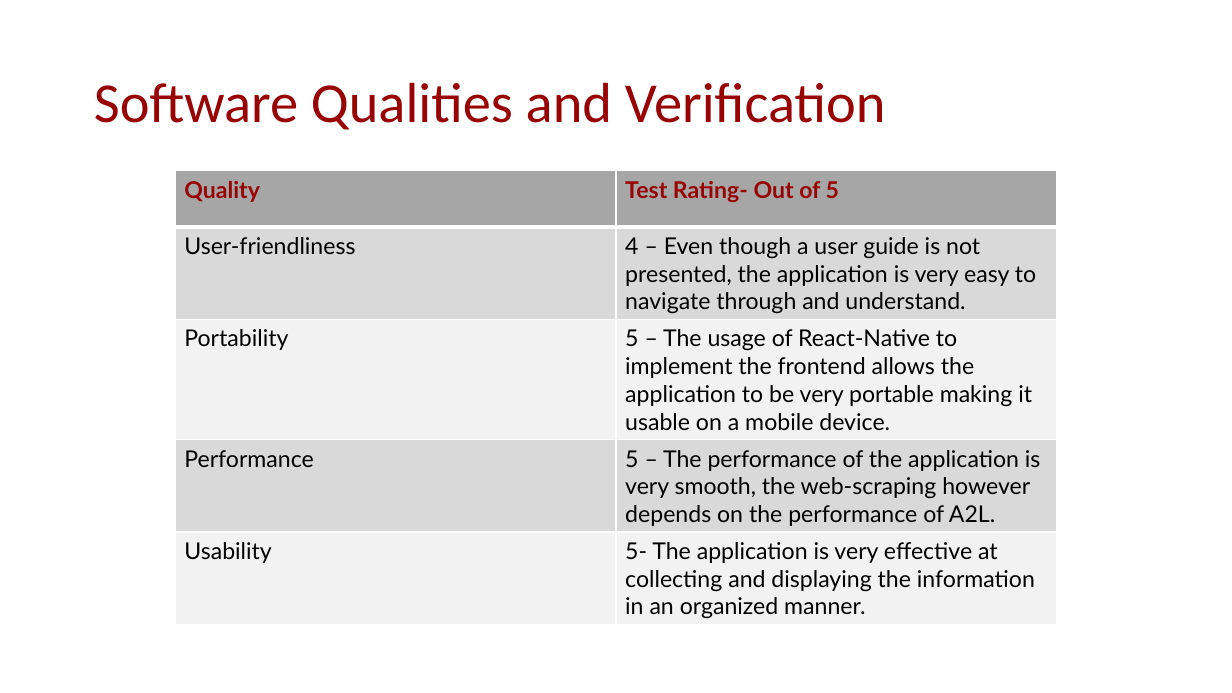
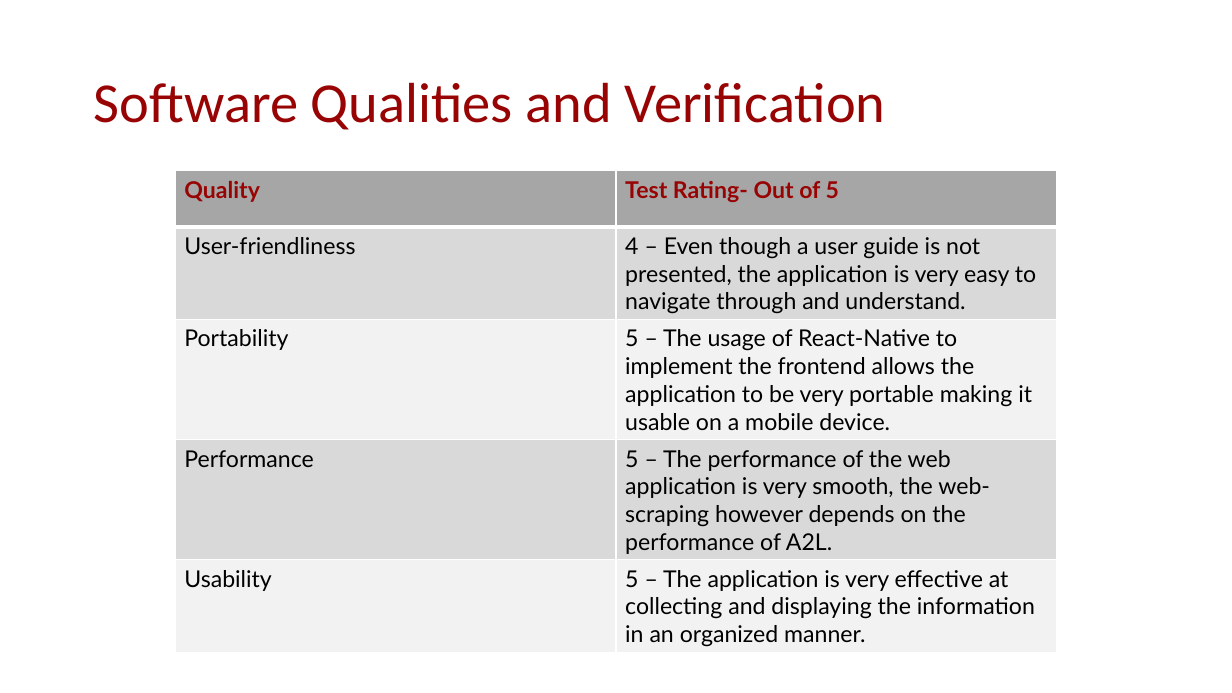
Before and after one commit to mehtaj8/Euneva, a slide deck: slide 5 of Doc/FinalPresentation/FinalPresentation.pptx. Drawn at 1232x693 pixels with LibreOffice and Linux fonts; fonts in the diff are those of the drawing. Boxes give left, top, right and bottom in pixels: in the first picture for what was removed or moved away, otherwise in the second. Text is boxed around its words. In the diff, an @@ line names an element or a change of style, - is before the commit and + after.

Commit message:
final presentation edit

```diff
--- a/Doc/FinalPresentation/FinalPresentation.pptx
+++ b/Doc/FinalPresentation/FinalPresentation.pptx
@@ table at [176, 171, 1057, 653] @@
-row 4, column 2: 5 – The performance of the application is very smooth, the web-scraping however depends on the performance of A2L.
+row 4, column 2: 5 – The performance of the web application is very smooth, the web-scraping however depends on the performance of A2L.
-row 5, column 2: 5- The application is very effective at collecting and displaying the information in an organized manner.
+row 5, column 2: 5 – The application is very effective at collecting and displaying the information in an organized manner.
```
Also in this commit, not shown: 2 slides added, 1 slide removed.
